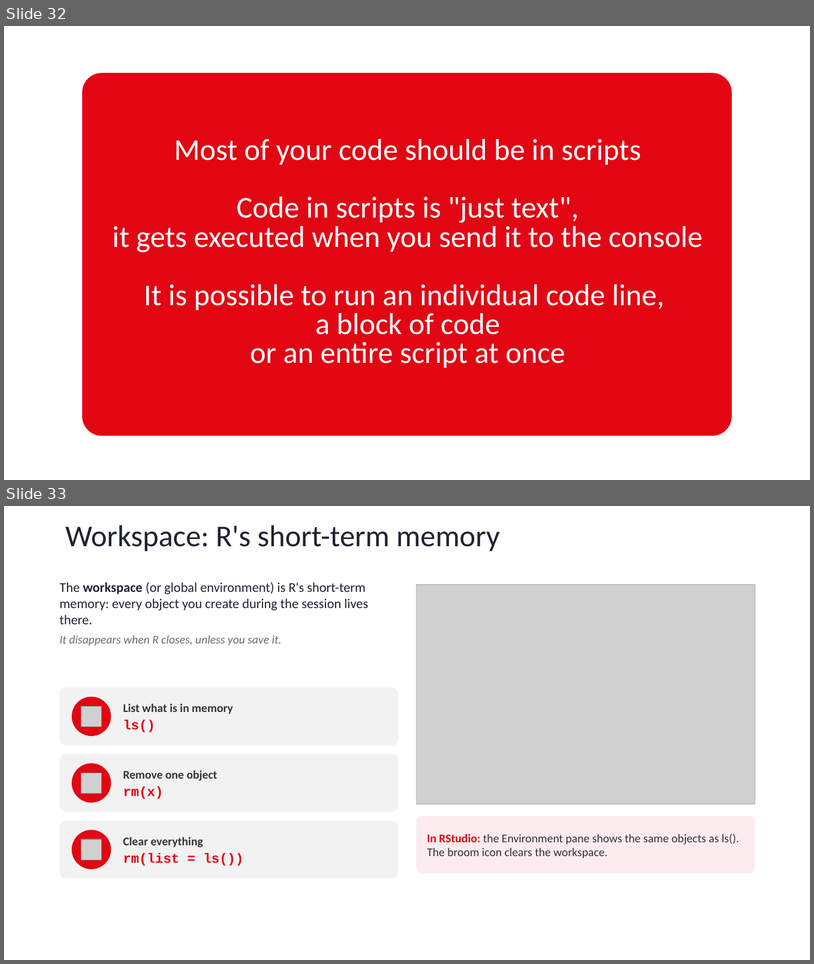
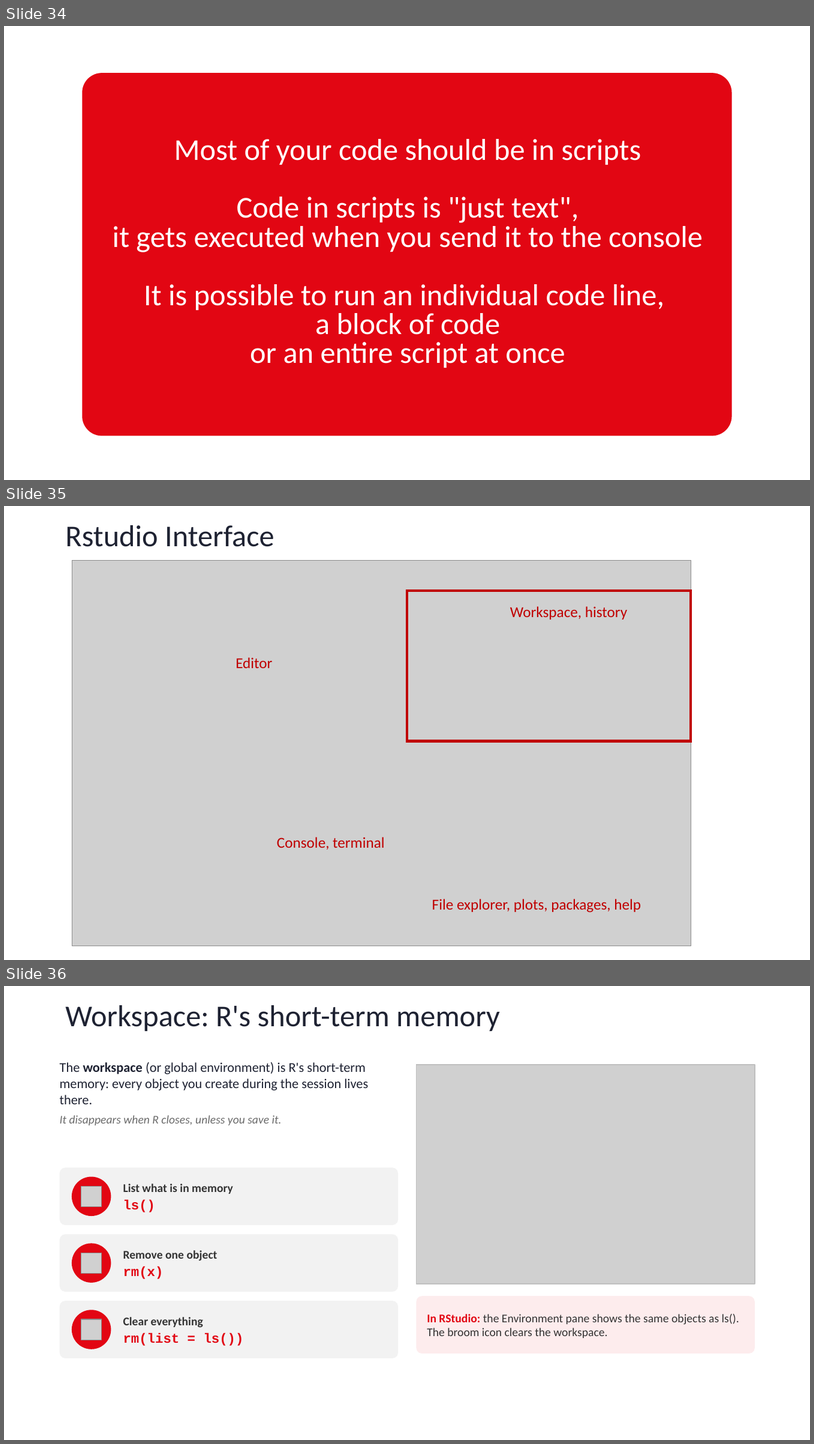
Before and after one commit to sib-swiss/first-steps-with-R-training, a slide deck: assets/pptx/First-steps-with-R_day1.pptx. Shown one above the other, each under a label of ours: slides 32 and 33 before the commit, slides 34, 35 and 36 after it. The pictures are 814x964 and 814x1444 pixels, drawn with LibreOffice and Linux fonts; fonts in the diff are those of the drawing; grey boxes stand for pictures; background and template pictures are left out. Boxes give left, top, right and bottom in pixels: in the first picture for what was removed or moved away, otherwise in the second. Text is boxed around its words. In the diff, an @@ line names an element or a change of style, - is before the commit and + after.

```diff
--- a/assets/pptx/First-steps-with-R_day1.pptx
+++ b/assets/pptx/First-steps-with-R_day1.pptx
@@ slide 35 added at (4,506,810,960), background #FFFFFF @@
@@ title added at (65,525,274,547), 36 pt, text #1E2232 @@
+Rstudio Interface
@@ picture added at (72,561,691,945) @@
@@ rectangle added at (408,591,691,741), outline #C00000 3.25 pt @@
@@ text added at (510,606,627,619), 18 pt, text #C00000 @@
+Workspace, history
@@ text added at (236,657,272,668), 18 pt, text #C00000 @@
+Editor
@@ text added at (277,837,384,849), 18 pt, text #C00000 @@
+Console, terminal
@@ text added at (432,898,641,912), 18 pt, text #C00000 @@
+File explorer, plots, packages, help
@@ what was slide 32 is now slide 34 @@
@@ what was slide 33 is now slide 36 @@
```
Also in this commit, not shown: 11 slides changed, 2 other slides added, 1 other file.
